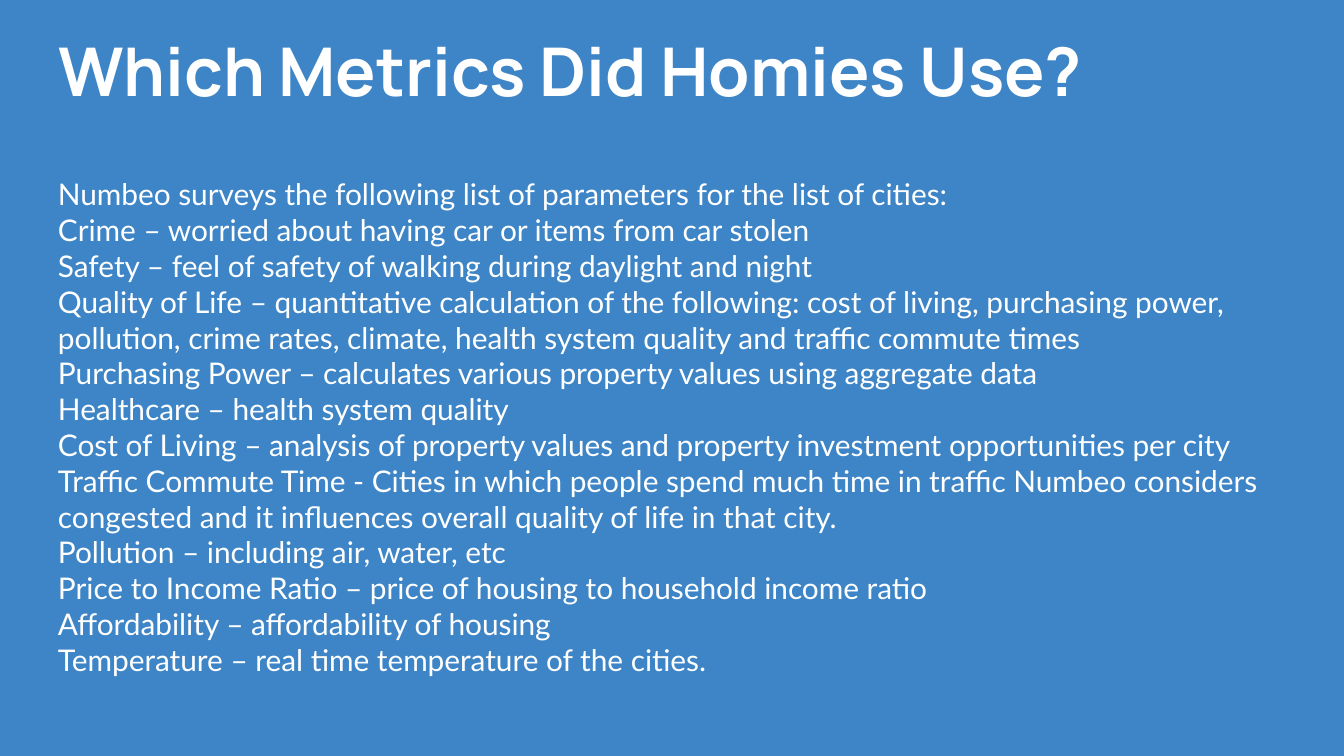
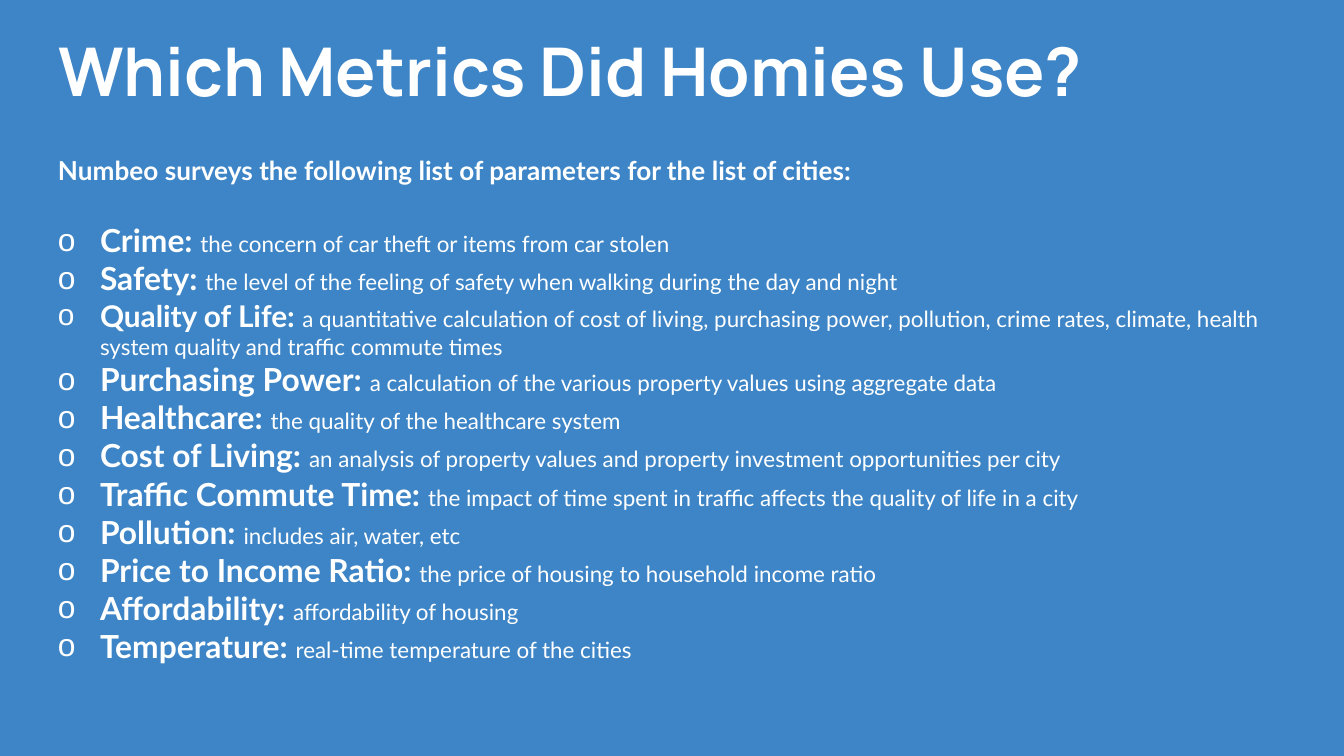
Before and after one commit to CPrince20/Homies, a slide deck: slide 7 of Homies City Collection.pptx. Drawn at 1344x756 pixels with LibreOffice and Linux fonts; fonts in the diff are those of the drawing. Boxes give left, top, right and bottom in pixels: in the first picture for what was removed or moved away, otherwise in the second. Text is boxed around its words. In the diff, an @@ line names an element or a change of style, - is before the commit and + after.

Commit message:
PPT updates

```diff
--- a/Homies City Collection.pptx
+++ b/Homies City Collection.pptx
@@ text "Numbeo surveys the following list ...": place and size @@
-text "Numbeo surveys the following list ..." at <box>58,183,1257,676</box>
+text "Numbeo surveys the following list ..." at <box>58,160,1258,664</box>
@@ text at <box>58,160,850,184</box>: size 16 to 14 pt, bold on in "Numbeo surveys the following list of parameters ..." @@
@@ text at <box>100,228,1258,664</box>: text changed; size 16 to 12 pt @@
-Crime – worried about having car or items from car stolen
-Safety – feel of safety of walking during daylight and night
-Quality of Life – quantitative calculation of the following: cost of living, purchasing power, pollution, crime rates, climate, health system quality and traffic commute times
-Purchasing Power – calculates various property values using aggregate data
-Healthcare – health system quality
-Cost of Living – analysis of property values and property investment opportunities per city
-Traffic Commute Time - Cities in which people spend much time in traffic Numbeo considers congested and it influences overall quality of life in that city.
-Pollution – including air, water, etc
-Price to Income Ratio – price of housing to household income ratio
-Affordability – affordability of housing
-Temperature – real time temperature of the cities.
+o Crime: the concern of car theft or items from car stolen
+o Safety: the level of the feeling of safety when walking during the day and night
+o Quality of Life: a quantitative calculation of cost of living, purchasing power, pollution, crime rates, climate, health system quality and traffic commute times
+o Purchasing Power: a calculation of the various property values using aggregate data
+o Healthcare: the quality of the healthcare system
+o Cost of Living: an analysis of property values and property investment opportunities per city
+o Traffic Commute Time: the impact of time spent in traffic affects the quality of life in a city
+o Pollution: includes air, water, etc
+o Price to Income Ratio: the price of housing to household income ratio
+o Affordability: affordability of housing
+o Temperature: real-time temperature of the cities
```
Also in this commit, not shown: 9 other slides changed, 1 other file.
